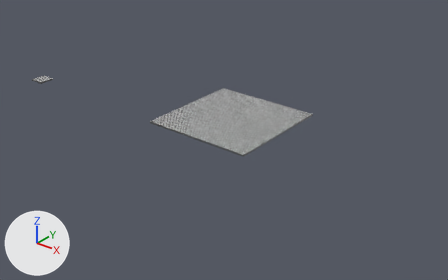
The Blender file Meshes/Blend/kitchen.blend, before and after one commit.
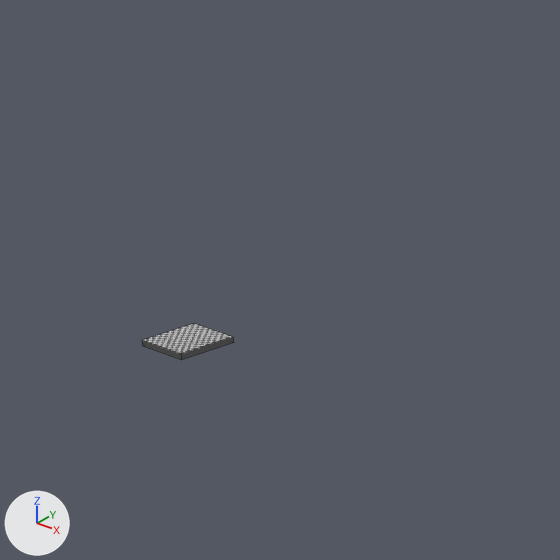
The first picture shows the older version from a 50 mm lens placed at (35.6, -24.2, 15.1), pointed at (14.4, 2.3, -1.3). The close-ups show both versions on the part from 0% to 28% of the width and 1% to 46% of the height of that picture; other places that the commit changed are outside them. Every picture has the same lights, and +X, +Y and +Z are marked at lower left. The close-ups show mesh edges as thin lines.

Objects in the first close-up: 'Kitchen_Floor'.
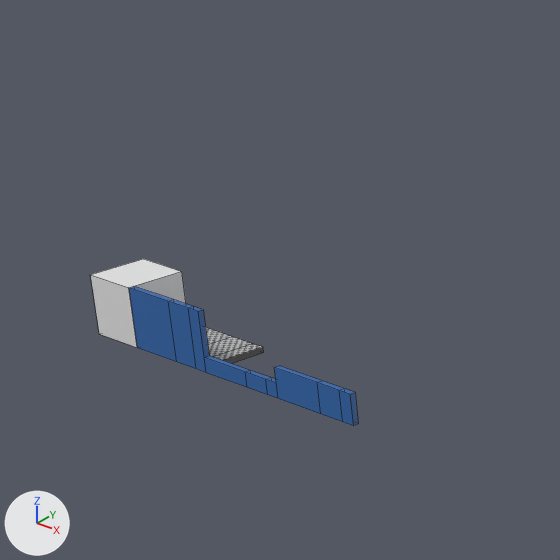
Where the change shows, as pixel boxes (x1, y1, x2, y2) in the close-ups (560 x 560 px):
'Cube', added
    after: (91, 259, 186, 347)
'Kitchen_Wall', added (blue)
    after: (129, 286, 176, 362)
'Kitchen_Wall_Short', added (blue)
    after: (274, 366, 322, 414)
'Kitchen_Wall_Half', added (blue)
    after: (168, 299, 196, 369)
'Kitchen_Wall_Quarter', added (blue)
    after: (188, 306, 209, 372)
'Kitchen_Wall_Short_Half', added (blue)
    after: (317, 381, 343, 421)
'Kitchen_Wall_Extra_Short', added (blue)
    after: (204, 356, 248, 387)
'Kitchen_Wall_Short_Quarter', added (blue)
    after: (339, 388, 358, 426)
'Kitchen_Floor_Quarter', added
    after: (214, 344, 263, 363)
'Kitchen_Floor_Half', added
    after: (208, 337, 253, 357)
'Kitchen_Wall_Extra_Short_Half', added
    after: (245, 370, 270, 394)
'Kitchen_Wall_Extra_Short_Quarter', added
    after: (265, 377, 278, 398)
'Kitchen_Floor', unchanged, covered by the edit
    before: (142, 323, 234, 360)
    after: (205, 327, 232, 345)

Diff of the bpy script that builds the scene:
```diff
--- a/Meshes/Blend/kitchen.blend.py
+++ b/Meshes/Blend/kitchen.blend.py
@@ ob_cube @@
+ob_cube = bpy.data.objects.new('Cube', me_cube_012)  # a box spanning x -0.206..0.794, y -0.6..0.4, z -0.1..0.9
+ob_cube.location = (-1.29, 0.0, 0.0)
@@ ob_kitchen_wall_extra_short_quarter @@
+ob_kitchen_wall_extra_short_quarter = bpy.data.objects.new('Kitchen_Wall_Extra_Short_Quarter', me_cube_005)  # a box spanning x -0.125..0.125, y -0.05..0.05, z -0.125..0.125; in mat_material_003 (blue #2c66ac)
+ob_kitchen_wall_extra_short_quarter.location = (2.88, -0.55, 0.02)
@@ ob_kitchen_wall_extra_short_half @@
+ob_kitchen_wall_extra_short_half = bpy.data.objects.new('Kitchen_Wall_Extra_Short_Half', me_cube_021)  # a box spanning x -0.25..0.25, y -0.05..0.05, z -0.125..0.125; in mat_material_003 (blue #2c66ac)
+ob_kitchen_wall_extra_short_half.location = (2.5, -0.55, 0.02)
@@ ob_kitchen_wall_extra_short @@
+ob_kitchen_wall_extra_short = bpy.data.objects.new('Kitchen_Wall_Extra_Short', me_cube_022)  # a box spanning x -0.5..0.5, y -0.05..0.05, z -0.125..0.125; in mat_material_003 (blue #2c66ac)
+ob_kitchen_wall_extra_short.location = (1.75, -0.55, 0.02)
@@ ob_kitchen_wall_short_quarter @@
+ob_kitchen_wall_short_quarter = bpy.data.objects.new('Kitchen_Wall_Short_Quarter', me_cube_011)  # a box spanning x -0.125..0.125, y -0.05..0.05, z -0.25..0.25; in mat_material_001 (blue #2c66ac)
+ob_kitchen_wall_short_quarter.location = (4.62, -0.55, 0.15)
@@ ob_kitchen_wall_short_half @@
+ob_kitchen_wall_short_half = bpy.data.objects.new('Kitchen_Wall_Short_Half', me_cube_010)  # a box spanning x -0.25..0.25, y -0.05..0.05, z -0.25..0.25; in mat_material_001 (blue #2c66ac)
+ob_kitchen_wall_short_half.location = (4.25, -0.55, 0.15)
@@ ob_kitchen_wall_short @@
+ob_kitchen_wall_short = bpy.data.objects.new('Kitchen_Wall_Short', me_cube_009)  # a box spanning x -0.5..0.5, y -0.05..0.05, z -0.25..0.25; in mat_material_001 (blue #2c66ac)
+ob_kitchen_wall_short.location = (3.5, -0.55, 0.15)
@@ ob_kitchen_wall_quarter @@
+ob_kitchen_wall_quarter = bpy.data.objects.new('Kitchen_Wall_Quarter', me_cube_014)  # a box spanning x -0.125..0.125, y -0.05..0.05, z -0.5..0.5; in mat_material_001 (blue #2c66ac)
+ob_kitchen_wall_quarter.location = (1.12, -0.55, 0.4)
@@ ob_kitchen_floor_quarter @@
+ob_kitchen_floor_quarter = bpy.data.objects.new('Kitchen_Floor_Quarter', me_cube_015)  # a box spanning x -0.125..0.125, y -0.5..0.5, z -0.05..0.05; in mat_material_002 (picture img_kitchen_tile_png)
+ob_kitchen_floor_quarter.location = (1.12, 0.0, -0.05)
@@ ob_kitchen_wall_half @@
+ob_kitchen_wall_half = bpy.data.objects.new('Kitchen_Wall_Half', me_cube_013)  # a box spanning x -0.25..0.25, y -0.05..0.05, z -0.5..0.5; in mat_material_001 (blue #2c66ac)
+ob_kitchen_wall_half.location = (0.75, -0.55, 0.4)
@@ ob_kitchen_floor_half @@
+ob_kitchen_floor_half = bpy.data.objects.new('Kitchen_Floor_Half', me_cube_016)  # a box spanning x -0.25..0.25, y -0.5..0.5, z -0.05..0.05; in mat_material_002 (picture img_kitchen_tile_png)
+ob_kitchen_floor_half.location = (0.75, 0.0, -0.05)
@@ ob_kitchen_wall @@
+ob_kitchen_wall = bpy.data.objects.new('Kitchen_Wall', me_cube_001)  # a box spanning x -0.5..0.5, y -0.05..0.05, z -0.5..0.5; in mat_material_001 (blue #2c66ac)
+ob_kitchen_wall.location = (0.0, -0.55, 0.4)
```
